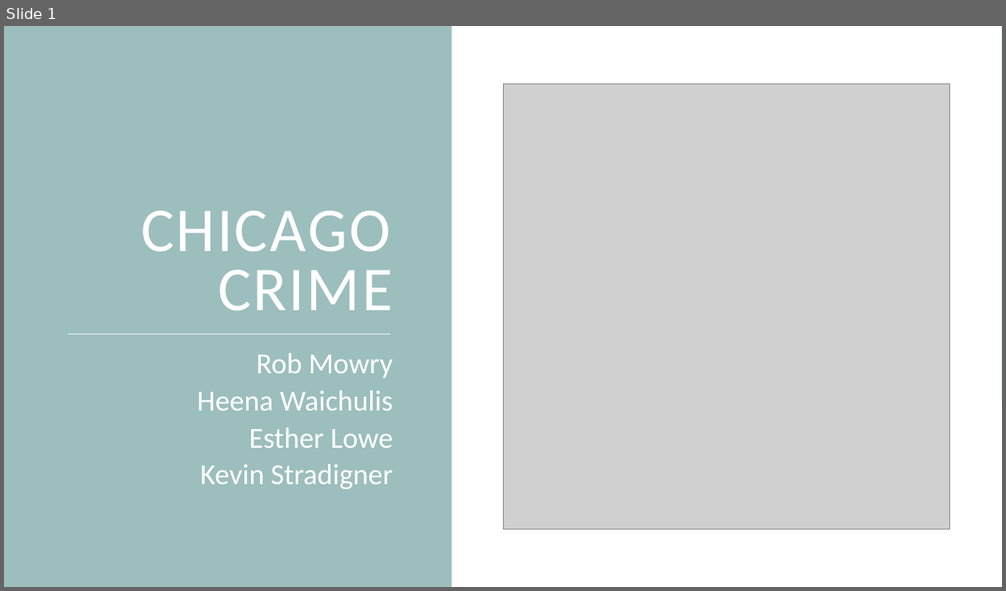
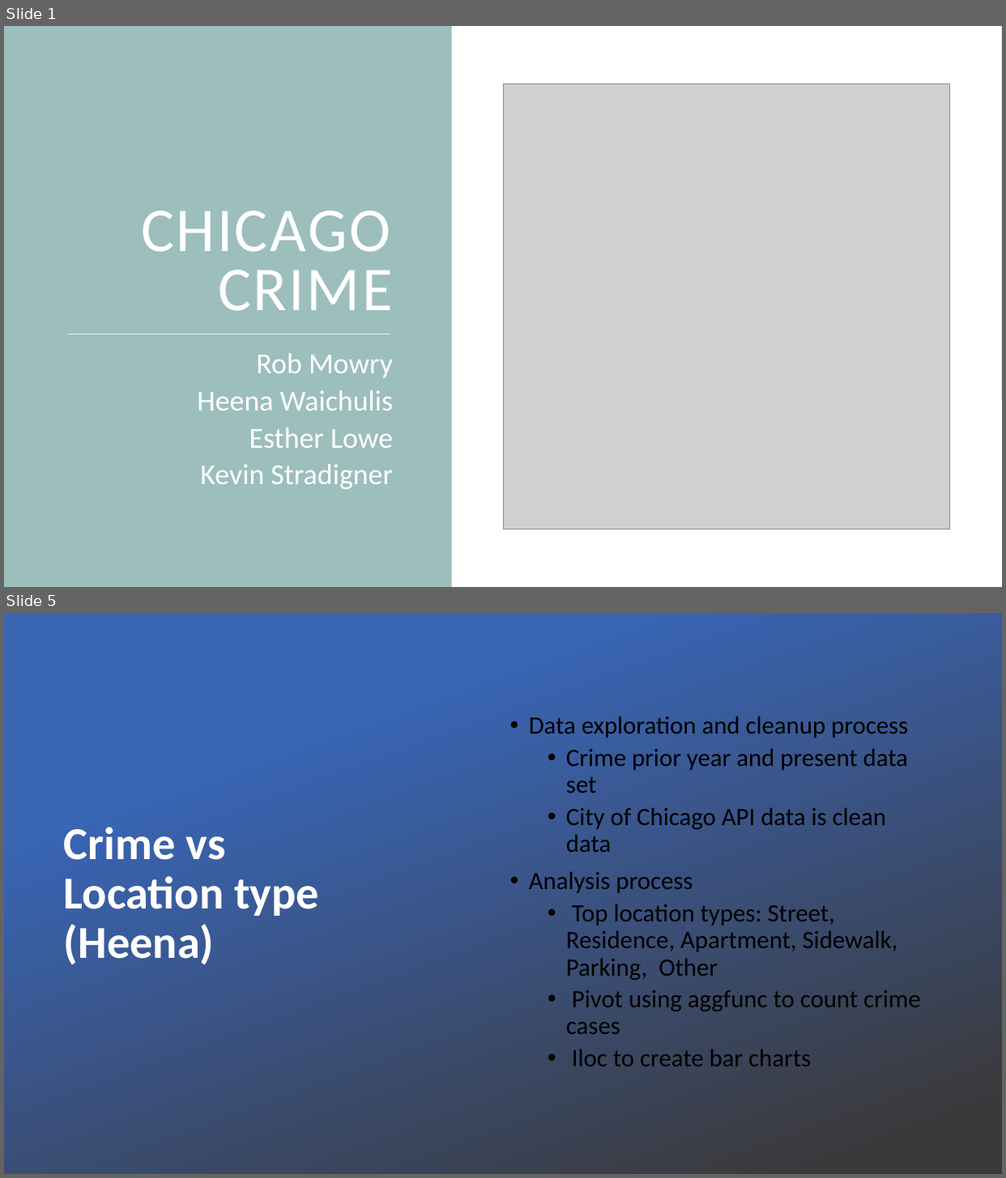
Before and after one commit to ELLowe/20190622_Group_1, a slide deck: MSWL_Chicago_Crime.pptx. Shown one above the other, each under a label of ours: slide 1 before the commit, slides 1 and 5 after it; the slides between them are not shown. The pictures are 1006x591 and 1006x1178 pixels, drawn with LibreOffice and Linux fonts; fonts in the diff are those of the drawing; grey boxes stand for pictures; background and template pictures are left out. Boxes give left, top, right and bottom in pixels: in the first picture for what was removed or moved away, otherwise in the second. Text is boxed around its words. In the diff, an @@ line names an element or a change of style, - is before the commit and + after.

```diff
--- a/MSWL_Chicago_Crime.pptx
+++ b/MSWL_Chicago_Crime.pptx
@@ slide 5 added at (4,613,1002,1174), background picture (left out) @@
@@ rectangle added at (4,613,1002,1174), fill gradient #3965B5 to #3B3838 @@
@@ text added at (529,716,921,1067), 24 pt, text #000000 @@
+• Data exploration and cleanup process
+  • Crime prior year and present data set
+  • City of Chicago API data is clean data
+• Analysis process
+  • Top location types: Street, Residence, Apartment, Sidewalk, Parking, Other
+  • Pivot using aggfunc to count crime cases
+  • Iloc to create bar charts
@@ title added at (64,827,319,965), 44 pt, text #FFFFFF, bold @@
+Crime vs Location type (Heena)
```
Also in this commit, not shown: 28 other slides added, 5 slides removed, 7 other files.
